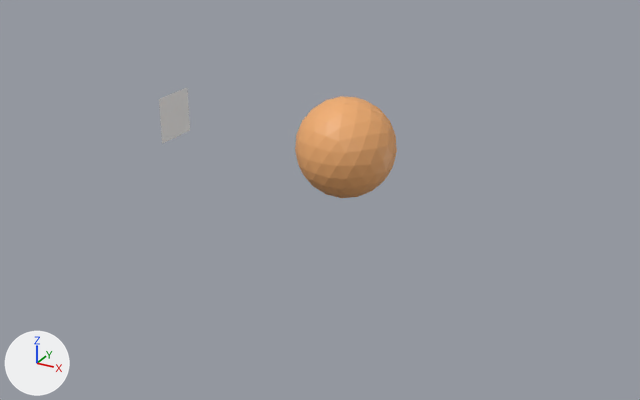
A saved change to the Blender file examples/assets/Smoke.blend.
Camera for both pictures: a camera (50 mm lens) standing at (3.57, -7.0, 4.4) and looking at (-0.12, -0.29, 1.04). The axes (+X, +Y, +Z) are drawn at lower left. The lights are the same throughout. The older version comes first.

In view in the first picture: 'SmokeFlow', 'VortexSphere'.
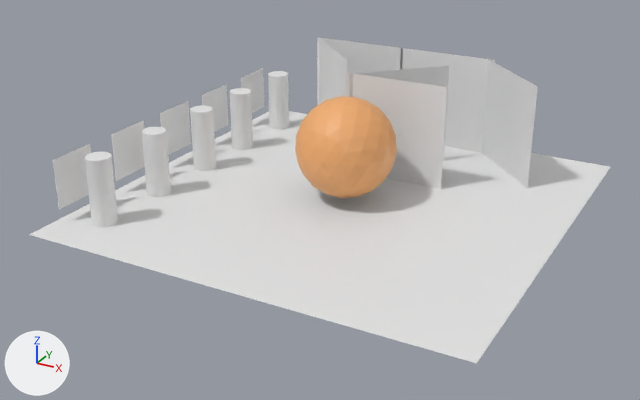
The newer file is also turned or shifted as a whole; pictures and numbers use the older file's frame.

Edits to the bpy script that builds the scene:
```text
Add me_plane_006:
    me_plane_006.from_pydata([(-1.0, -1.0, 0.0), (1.0, -1.0, 0.0), (-1.0, 1.0, 0.0), (1.0, 1.0, 0.0)], [], [(0, 1, 3, 2)])
Change ob_smokeflow:
    ob_smokeflow.location: (-2.0, 0.0, 1.5) -> (-2.0, 0.0, 1.35)
Add ob_plane_006:
    ob_plane_006 = bpy.data.objects.new('Plane.006', me_plane_006)
    ob_plane_006.location = (0.196, 0.641, 1.49)
    ob_plane_006.rotation_euler = (-1.571, 1.571, 0.0)  # degrees (-90, 90, 0)
    ob_plane_006.scale = (0.534, 0.534, 0.534)
Add ob_plane_005:
    ob_plane_005 = bpy.data.objects.new('Plane.005', me_plane_006.copy())
    ob_plane_005.location = (-0.774, 1.812, 1.49)
    ob_plane_005.rotation_euler = (-1.571, 1.571, 0.0)  # degrees (-90, 90, 0)
    ob_plane_005.scale = (0.534, 0.534, 0.534)
Add ob_plane_004:
    ob_plane_004 = bpy.data.objects.new('Plane.004', me_plane_006.copy())
    ob_plane_004.location = (0.269, 1.812, 1.49)
    ob_plane_004.rotation_euler = (-1.571, 1.571, 0.0)  # degrees (-90, 90, 0)
    ob_plane_004.scale = (0.534, 0.534, 0.534)
Add ob_plane_003:
    ob_plane_003 = bpy.data.objects.new('Plane.003', me_plane_006.copy())
    ob_plane_003.location = (1.091, 1.454, 1.49)
    ob_plane_003.rotation_euler = (-0.785, 1.571, 0.0)  # degrees (-45, 90, 0)
    ob_plane_003.scale = (0.534, 0.534, 0.534)
Add ob_plane_002:
    ob_plane_002 = bpy.data.objects.new('Plane.002', me_plane_006.copy())
    ob_plane_002.location = (0.093, 0.994, 1.49)
    ob_plane_002.rotation_euler = (-2.356, 1.571, 0.0)  # degrees (-135, 90, 0)
    ob_plane_002.scale = (0.534, 0.534, 0.534)
Add ob_plane_001:
    ob_plane_001 = bpy.data.objects.new('Plane.001', me_plane_006.copy())
    ob_plane_001.location = (-0.926, 1.454, 1.49)
    ob_plane_001.rotation_euler = (-0.785, 1.571, 0.0)  # degrees (-45, 90, 0)
    ob_plane_001.scale = (0.534, 0.534, 0.534)
Add ob_cylinder_004:
    ob_cylinder_004 = bpy.data.objects.new('Cylinder.004', me_cylinder_004)  # a 32-sided cylinder along z spanning x -1.0..1.0, y -1.0..1.0, z -1.0..1.0
    ob_cylinder_004.location = (-1.658, -1.538, 1.279)
    ob_cylinder_004.scale = (0.116, 0.116, 0.341)
Add ob_cylinder_003:
    ob_cylinder_003 = bpy.data.objects.new('Cylinder.003', me_cylinder_004.copy())
    ob_cylinder_003.location = (-1.658, -0.758, 1.279)
    ob_cylinder_003.scale = (0.116, 0.116, 0.341)
Add ob_cylinder_002:
    ob_cylinder_002 = bpy.data.objects.new('Cylinder.002', me_cylinder_004.copy())
    ob_cylinder_002.location = (-1.658, 0.008, 1.279)
    ob_cylinder_002.scale = (0.116, 0.116, 0.341)
Add ob_cylinder_001:
    ob_cylinder_001 = bpy.data.objects.new('Cylinder.001', me_cylinder_004.copy())
    ob_cylinder_001.location = (-1.658, 0.721, 1.279)
    ob_cylinder_001.scale = (0.116, 0.116, 0.341)
Add ob_cylinder:
    ob_cylinder = bpy.data.objects.new('Cylinder', me_cylinder_004.copy())
    ob_cylinder.location = (-1.658, 1.511, 1.279)
    ob_cylinder.scale = (0.116, 0.116, 0.341)
Add ob_smokeflow_004:
    ob_smokeflow_004 = bpy.data.objects.new('SmokeFlow.004', me_smoke_inlet_plane.copy())  # the mesh of ob_smokeflow
    ob_smokeflow_004.location = (-2.0, -0.734, 1.35)
Add ob_smokeflow_003:
    ob_smokeflow_003 = bpy.data.objects.new('SmokeFlow.003', me_smoke_inlet_plane.copy())  # the mesh of ob_smokeflow
    ob_smokeflow_003.location = (-2.0, -1.504, 1.35)
Add ob_smokeflow_002:
    ob_smokeflow_002 = bpy.data.objects.new('SmokeFlow.002', me_smoke_inlet_plane.copy())  # the mesh of ob_smokeflow
    ob_smokeflow_002.location = (-2.0, 1.488, 1.35)
Add ob_smokeflow_001:
    ob_smokeflow_001 = bpy.data.objects.new('SmokeFlow.001', me_smoke_inlet_plane.copy())  # the mesh of ob_smokeflow
    ob_smokeflow_001.location = (-2.0, 0.717, 1.35)
Add ob_plane:
    ob_plane = bpy.data.objects.new('Plane', me_plane_006.copy())
    ob_plane.location = (0.0, 0.0, 0.983)
    ob_plane.scale = (2.06, 2.06, 2.06)
```

Boxes [x1, y1, x2, y2] around the edits, measured in the pictures (640 x 400 px):
'Plane', added
    after: [29, 111, 610, 363]
'Plane.006', added
    after: [346, 72, 447, 189]
'Plane.003', added
    after: [481, 59, 538, 188]
'Plane.004', added
    after: [400, 48, 495, 152]
'Cylinder.004', added
    after: [84, 152, 118, 227]
'Plane.005', added
    after: [317, 37, 403, 106]
'Cylinder.003', added
    after: [142, 127, 171, 197]
'SmokeFlow.003', added
    after: [53, 144, 91, 210]
'SmokeFlow', moved
    before: [159, 88, 190, 144]
    after: [160, 101, 191, 155]
'Cylinder.002', added
    after: [190, 105, 216, 171]
'SmokeFlow.004', added
    after: [111, 120, 145, 181]
'Plane.001', added
    after: [319, 38, 347, 104]
'Cylinder.001', added
    after: [230, 88, 253, 150]
'Plane.002', added
    after: [349, 66, 449, 161]
'Cylinder', added
    after: [268, 71, 289, 129]
'SmokeFlow.001', added
    after: [201, 84, 228, 132]
'SmokeFlow.002', added
    after: [241, 68, 264, 113]
